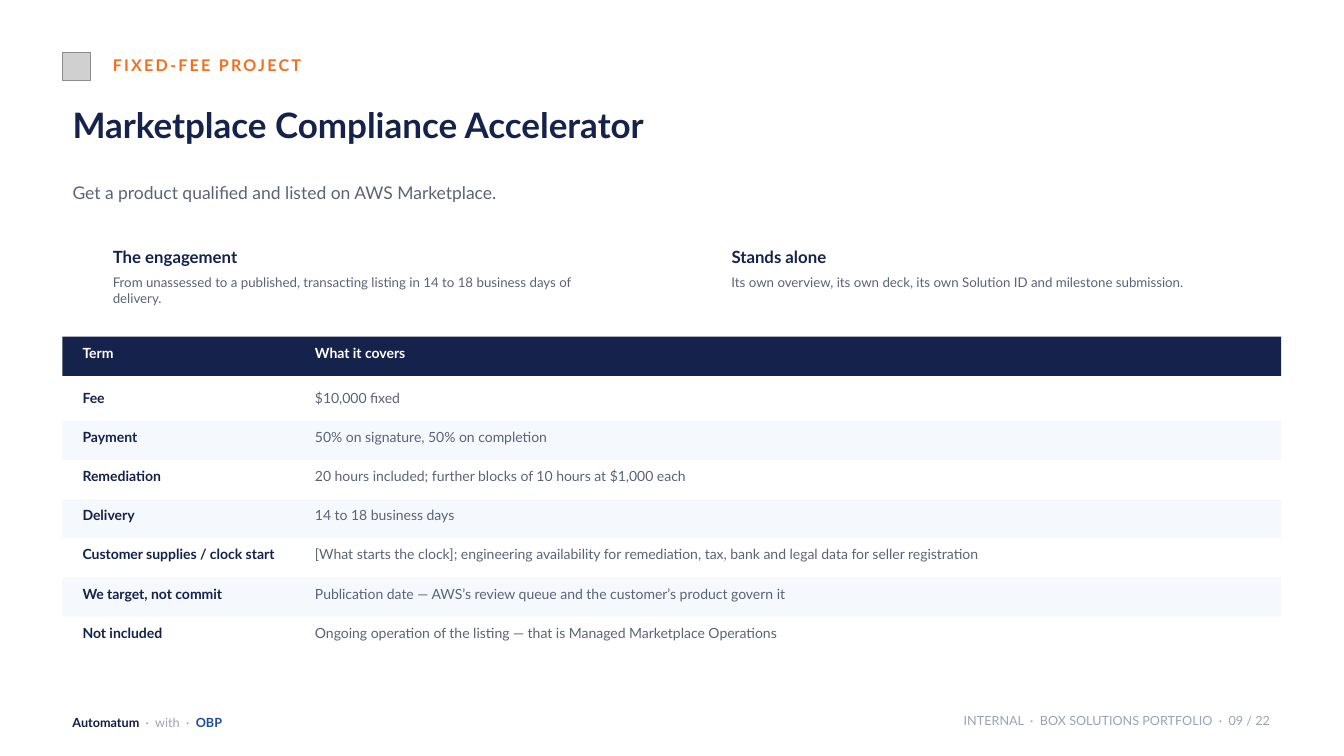
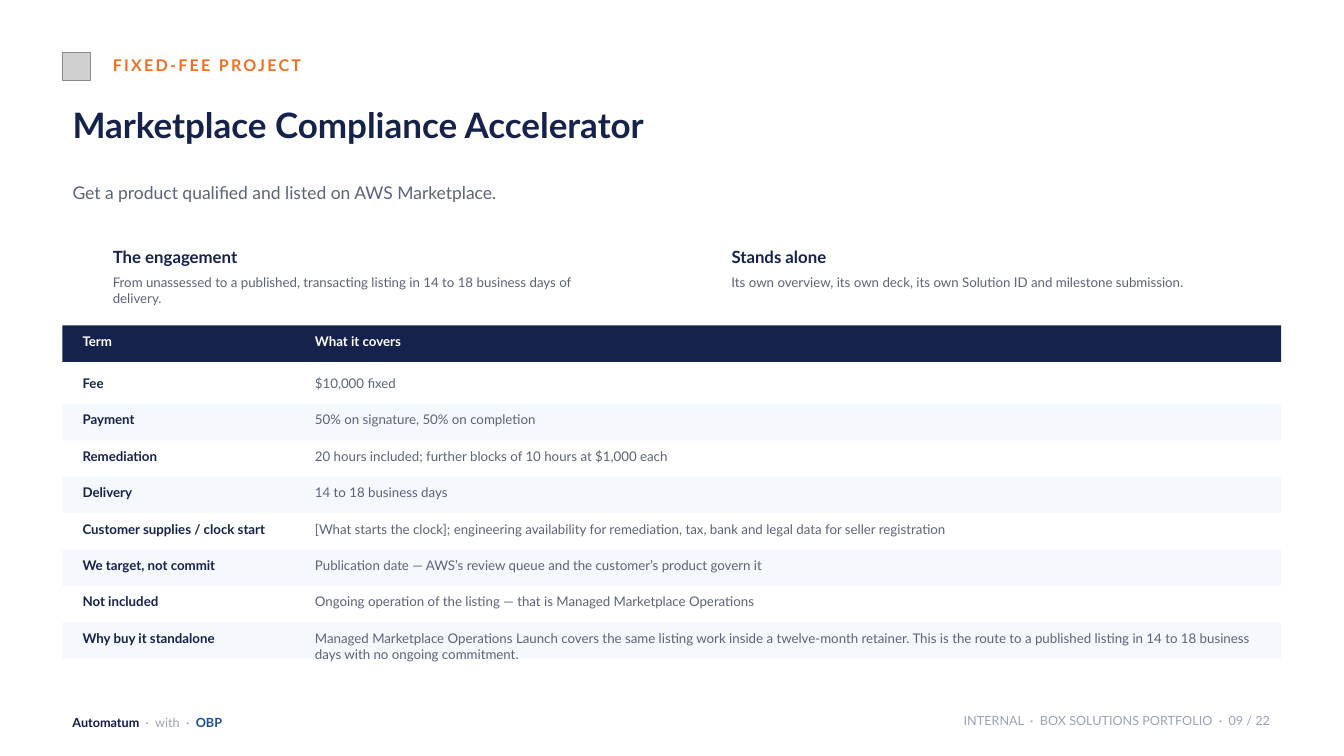
Before and after one commit to KianteEvans/barberbook, a slide deck: slide 9 of docs/deck/BOX_Solutions_Revised.pptx. Drawn at 1344x756 pixels with LibreOffice and Linux fonts; fonts in the diff are those of the drawing; grey boxes stand for pictures; background and template pictures are left out. Boxes give left, top, right and bottom in pixels: in the first picture for what was removed or moved away, otherwise in the second. Text is boxed around its words. In the diff, an @@ line names an element or a change of style, - is before the commit and + after.

```diff
--- a/docs/deck/BOX_Solutions_Revised.pptx
+++ b/docs/deck/BOX_Solutions_Revised.pptx
@@ 2 texts, 1 rectangle: place and size @@
-2 texts, 1 rectangle at <box>63,337,1281,376</box>
+2 texts, 1 rectangle at <box>63,326,1281,362</box>
@@ text "Fee": place and size @@
-text "Fee" at <box>83,393,105,403</box>
+text "Fee" at <box>83,378,104,388</box>
@@ text "$10,000 fixed": place and size @@
-text "$10,000 fixed" at <box>315,391,400,405</box>
+text "$10,000 fixed" at <box>315,377,396,390</box>
@@ rectangle: place and size @@
-rectangle at <box>63,420,1281,460</box>
+rectangle at <box>63,404,1281,441</box>
@@ 6 texts, 1 rectangle: place and size @@
-6 texts, 1 rectangle at <box>63,431,1281,538</box>
+6 texts, 1 rectangle at <box>63,414,1281,513</box>
@@ text "Customer supplies / clock start": place and size @@
-text "Customer supplies / clock start" at <box>83,548,275,562</box>
+text "Customer supplies / clock start" at <box>83,524,265,537</box>
@@ text "[What starts the clock]; engineering ...": place and size @@
-text "[What starts the clock]; engineering ..." at <box>315,548,978,562</box>
+text "[What starts the clock]; engineering ..." at <box>315,524,945,537</box>
@@ size 10 to 9.5 pt in 16 elements at <box>83,336,112,346</box>, <box>315,336,401,346</box>, <box>315,377,396,390</box>, <box>83,378,104,388</box>, <box>315,414,535,427</box>, <box>83,414,135,427</box>, <box>315,450,667,463</box>, <box>83,451,158,461</box>, <box>315,487,447,499</box>, <box>83,487,133,500</box>, <box>315,524,945,537</box>, <box>83,524,265,537</box>, <box>315,560,762,573</box>, <box>83,560,215,573</box>, <box>315,596,754,609</box>, <box>83,596,158,606</box> @@
@@ 4 texts, 1 rectangle: place and size @@
-4 texts, 1 rectangle at <box>63,578,1281,641</box>
+4 texts, 1 rectangle at <box>63,549,1281,609</box>
@@ rectangle added at <box>63,622,1281,658</box>, fill #F5F8FC @@
@@ text added at <box>83,633,215,646</box>, 9.5 pt, text #15224B, bold @@
+Why buy it standalone
@@ text added at <box>315,633,1250,662</box>, 9.5 pt, text #5B6378 @@
+Managed Marketplace Operations Launch covers the same listing work inside a twelve-month retainer. This is the route to a published listing in 14 to 18 business days with no ongoing commitment.
```
Also in this commit, not shown: 7 other slides changed, 2 other files.
